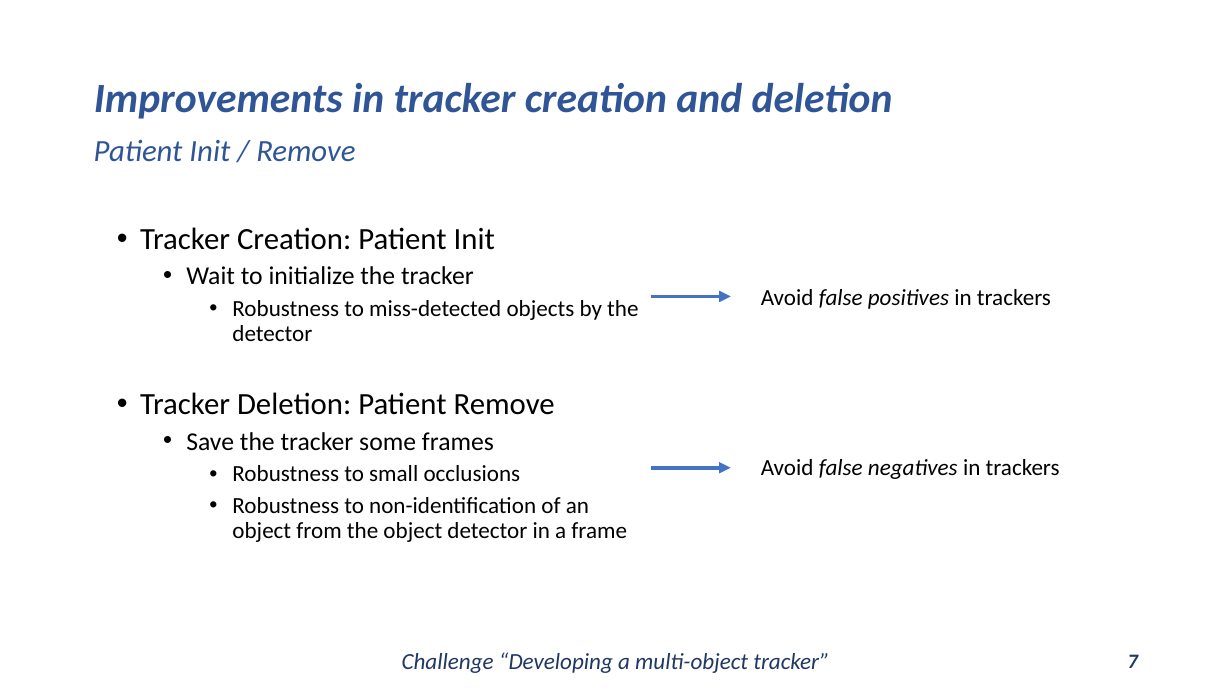
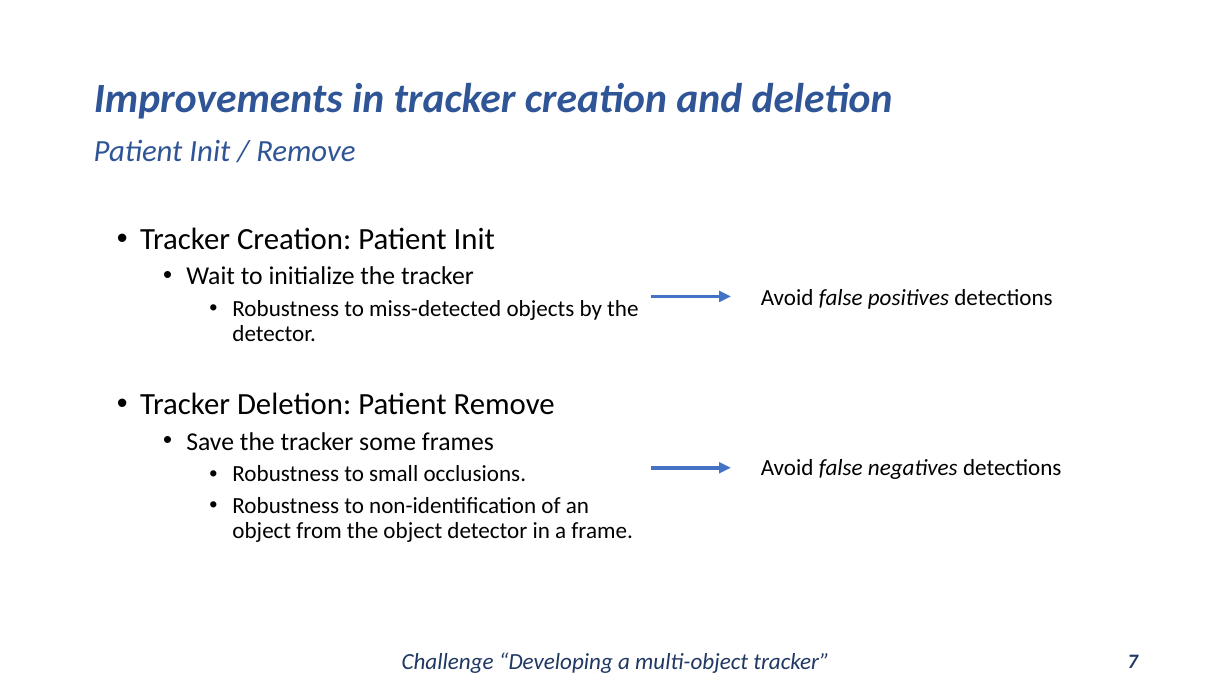
Before and after one commit to Javimh18/DL4VSP, a slide deck: slide 7 of dlvsp_challenge_material/challenge.pptx. Drawn at 1232x693 pixels with LibreOffice and Linux fonts; fonts in the diff are those of the drawing. Boxes give left, top, right and bottom in pixels: in the first picture for what was removed or moved away, otherwise in the second. Text is boxed around its words. In the diff, an @@ line names an element or a change of style, - is before the commit and + after.

```diff
--- a/dlvsp_challenge_material/challenge.pptx
+++ b/dlvsp_challenge_material/challenge.pptx
@@ text at (761,289,1052,309): text changed @@
-Avoid false positives in trackers
+Avoid false positives detections
@@ subtitle at (232,300,638,341): text changed @@
-    • Robustness to miss-detected objects by the detector
+    • Robustness to miss-detected objects by the detector.
@@ subtitle at (232,465,632,542): text changed @@
-    • Robustness to small occlusions
-    • Robustness to non-identification of an object from the object detector in a frame
+    • Robustness to small occlusions.
+    • Robustness to non-identification of an object from the object detector in a frame.
@@ text at (761,459,1061,479): text changed @@
-Avoid false negatives in trackers
+Avoid false negatives detections
```
Also in this commit, not shown: 6 other slides changed.
